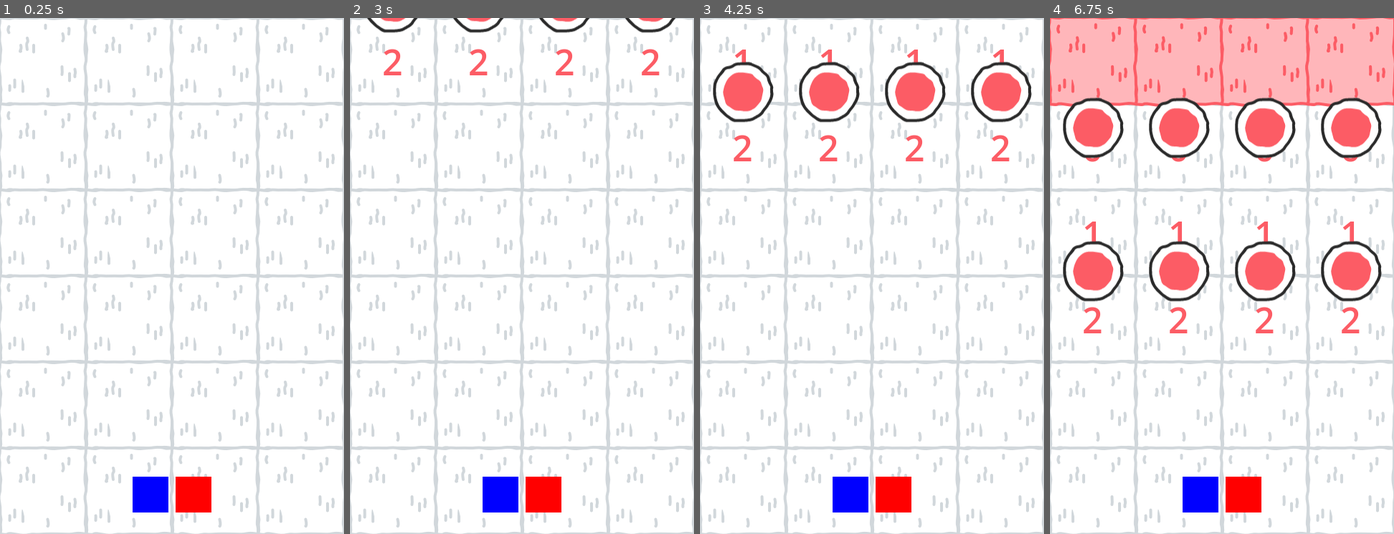
Above: before the commit, frames 1-4 (left to right).
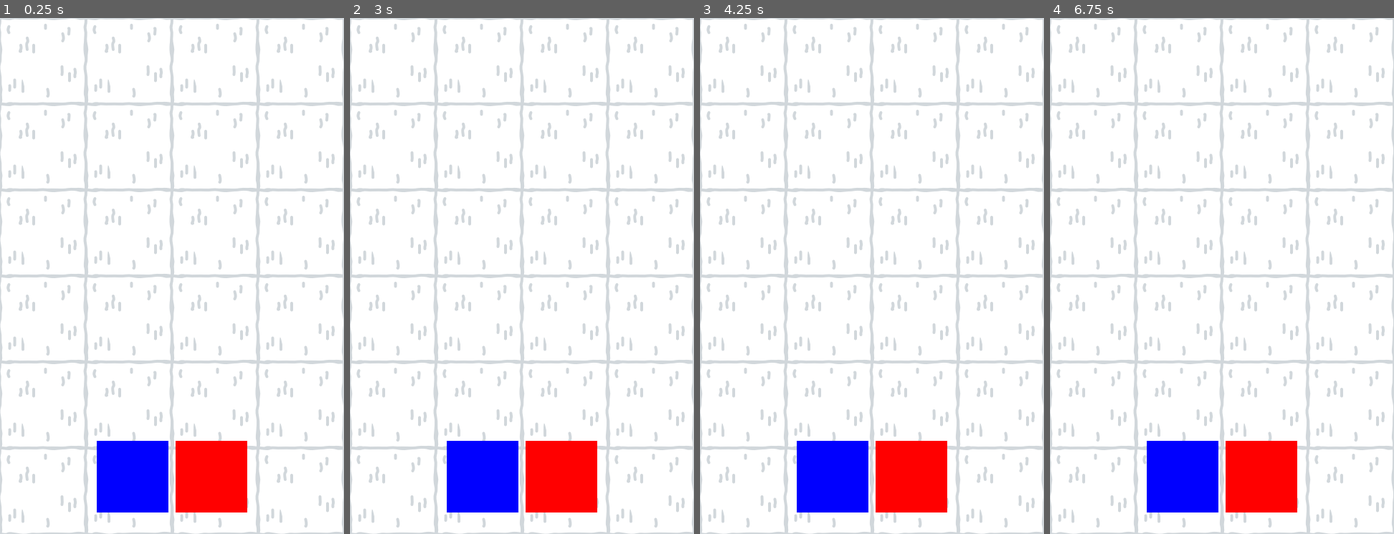
Above: after the commit, the same moments.

Repository: martinboue/ludum-dare-54
Game: Godot game, scene res://src/world.tscn
Two runs of this game, one before a commit and one after it. Both use one fixed random seed, a clock stepped at 60 frames per second and the inputs below.
Inputs (mouse positions are in pixels of both pictures, inside the frame that each line leads up to):
- Up to frame 1 (0.25 s): no input
- Up to frame 2 (3 s): tap Enter at 0.5, 2 s; move the mouse to (597, 250) at 0.52 s; click (597, 250) at 0.67 s; tap Space at 1.25, 2.75 s; move the mouse to (453, 301) at 1.27 s; click (453, 301) at 1.42 s; move the mouse to (556, 162) at 2.02 s; click (556, 162) at 2.17 s; move the mouse to (504, 379) at 2.77 s; click (504, 379) at 2.92 s
- Up to frame 3 (4.25 s): move the mouse to (975, 353) at 3.52 s; click (975, 353) at 3.67 s
- Up to frame 4 (6.75 s): move the mouse to (1118, 198) at 4.27 s; click (1118, 198) at 4.42 s; move the mouse to (1239, 276) at 5.02 s; click (1239, 276) at 5.17 s; move the mouse to (1170, 147) at 5.77 s; click (1170, 147) at 5.92 s; move the mouse to (1297, 250) at 6.52 s; click (1297, 250) at 6.67 s

The runs differ from the first frame. In frame 1, 4.3% of the frame differs, in the area x 28-72%, y 81-96%; in frame 2, 5.6%; in frame 3, 9.6%; in frame 4, 31%, in the area x 0-100%, y 0-96%.

Commit message:
feat: spawn unit by clicking on cell

Diff:
--- a/src/map/cell/cell.gd
+++ b/src/map/cell/cell.gd
@@ -1,11 +1,15 @@
 class_name Cell
 extends Node2D
+
+signal clicked(col, row, friendly)
+signal friendly_changed(friendly: bool)
 
 @onready var timer = $Timer
 @onready var label = $Label
 @onready var enemy_sprite = $EnemySprite
 
-signal friendly_changed(friendly: bool)
+var col = null
+var row = null
 
 var friendly = true
 var cell_up: Cell
@@ -34,3 +38,14 @@
 	enemy_sprite.visible = !friendly
 	label.visible = false
 	friendly_changed.emit(friendly)
+
+func _on_area_2d_area_entered(_area: Area2D) -> void:
+	timer.start()
+	label.visible = true
+
+func _on_selection_detector_input_event(viewport, event, shape_idx):
+	if not (event is InputEventMouseButton):
+		return
+
+	if event.pressed:
+		clicked.emit(col, row, friendly)
--- a/src/map/cell/cell.tscn
+++ b/src/map/cell/cell.tscn
@@ -1,9 +1,12 @@
-[gd_scene load_steps=4 format=3 uid="uid://cjf8aj0g7neny"]
+[gd_scene load_steps=5 format=3 uid="uid://cjf8aj0g7neny"]
 
 [ext_resource type="Script" path="res://src/map/cell/cell.gd" id="1_yelak"]
 [ext_resource type="Texture2D" uid="uid://co4p55spy3d48" path="res://src/map/cell/enemy_cell.png" id="2_op40x"]
 
 [sub_resource type="RectangleShape2D" id="RectangleShape2D_1vp7p"]
+size = Vector2(120, 120)
+
+[sub_resource type="RectangleShape2D" id="RectangleShape2D_cf4hg"]
 size = Vector2(120, 120)
 
 [node name="Cell" type="Node2D"]
@@ -47,6 +50,15 @@
 horizontal_alignment = 1
 vertical_alignment = 1
 
+[node name="SelectionDetector" type="Area2D" parent="."]
+collision_layer = 2147483648
+
+[node name="CollisionShape2D" type="CollisionShape2D" parent="SelectionDetector"]
+position = Vector2(-0.5, -0.5)
+shape = SubResource("RectangleShape2D_cf4hg")
+
 [connection signal="area_entered" from="EnemyDetector" to="." method="_on_enemy_detector_area_entered"]
 [connection signal="area_entered" from="AllyDetector" to="." method="_on_ally_detector_area_entered"]
+[connection signal="input_event" from="AllyDetector" to="." method="_on_ally_detector_input_event"]
 [connection signal="timeout" from="Timer" to="." method="_on_timer_timeout"]
+[connection signal="input_event" from="SelectionDetector" to="." method="_on_selection_detector_input_event"]
--- a/src/map/map.gd
+++ b/src/map/map.gd
@@ -1,37 +1,48 @@
-# Map
+class_name Map
 extends Node2D
+
+signal cell_clicked(col, row, friendly)
+signal defeat()
 
 @onready var tilemap: TileMap = $TileMap
 
-signal defeat()
-
 var cell_scene = preload("res://src/map/cell/cell.tscn")
 var spawner_scene = preload("res://src/map/spawner/spawner.tscn")
+
+# Units scenes
+var wall_scene = preload("res://src/units/defenses/wall/wall.tscn")
+
+@onready var cell_width = tilemap.tile_set.tile_size.x
+@onready var cell_height = tilemap.tile_set.tile_size.y
+
+@onready var nb_col = tilemap.get_used_rect().end.x
+@onready var nb_row = tilemap.get_used_rect().end.y
 
 var friendly_cells := 0
 
 func _ready() -> void:
 	# Generate cells on top of the map
-	var cell_width = tilemap.tile_set.tile_size.x
-	var cell_height = tilemap.tile_set.tile_size.y
-
-	# Generate cells on top of the map
 	var cell_up
-	for col in tilemap.get_used_rect().end.x:
+	for col in nb_col:
 		cell_up = null
-		for row in tilemap.get_used_rect().end.y:
-			var cell = cell_scene.instantiate()
+		for row in nb_row:
+			var cell: Cell = cell_scene.instantiate()
 			tilemap.add_child(cell)
 			cell.position.x = col * cell_width + cell_width / 2.0
 			cell.position.y = row * cell_height + cell_height / 2.0
-			cell.friendly_changed.connect(_on_cell_friendly_changed)
-			friendly_cells += 1
+			cell.col = col
+			cell.row = row
 
 			cell.cell_up = cell_up
 			if cell_up != null:
 				cell_up.cell_down = cell
 
 			cell_up = cell
+
+			cell.clicked.connect(_raise_cell_clicked)
+			cell.friendly_changed.connect(_on_cell_friendly_changed)
+
+			friendly_cells += 1
 
 	# Generate spawner
 	for col in tilemap.get_used_rect().end.x:
@@ -44,3 +55,14 @@
 	friendly_cells += 1 if friendly else -1
 	if friendly_cells == 0:
 		defeat.emit()
+
+func _raise_cell_clicked(col, row, friendly) -> void:
+	cell_clicked.emit(col, row, friendly)
+
+func spawn_friendly_unit_at(unit_type, col, row) -> void:
+	# Todo handle unit type
+	var unit = null
+	unit = wall_scene.instantiate()
+	unit.position.x = col * cell_width + cell_width / 2.0
+	unit.position.y = nb_row * cell_height
+	add_child(unit)
--- a/src/map/spawner/spawner.tscn
+++ b/src/map/spawner/spawner.tscn
@@ -6,7 +6,7 @@
 script = ExtResource("1_fobgn")
 
 [node name="SpawnCooldown" type="Timer" parent="."]
-wait_time = 2.0
+wait_time = 10.0
 autostart = true
 
 [connection signal="timeout" from="SpawnCooldown" to="." method="_on_spawn_cooldown_timeout"]
--- a/src/unit_picker.gd
+++ b/src/unit_picker.gd
@@ -16,7 +16,7 @@
 			if mouse_hover and not selected:
 				selected = true
 				selection_changed.emit(selected, value)
-			elif mouse_hover or selected:
+			elif mouse_hover and selected:
 				selected = false
 				selection_changed.emit(selected, value)
 
--- a/src/unit_picker.tscn
+++ b/src/unit_picker.tscn
@@ -3,14 +3,17 @@
 [ext_resource type="Script" path="res://src/unit_picker.gd" id="1_s5oal"]
 
 [node name="Control" type="ColorRect" groups=["unit_picker"]]
-custom_minimum_size = Vector2(50, 50)
+custom_minimum_size = Vector2(100, 100)
 anchors_preset = 15
 anchor_right = 1.0
 anchor_bottom = 1.0
-offset_right = -430.0
-offset_bottom = -670.0
+offset_left = 4.0
+offset_top = 4.0
+offset_right = -376.0
+offset_bottom = -616.0
 grow_horizontal = 2
 grow_vertical = 2
+scale = Vector2(0.883273, 0.883273)
 script = ExtResource("1_s5oal")
 
 [node name="Border" type="ColorRect" parent="."]
@@ -19,8 +22,8 @@
 layout_mode = 0
 offset_left = -4.0
 offset_top = -4.0
-offset_right = 54.0
-offset_bottom = 54.0
+offset_right = 105.0
+offset_bottom = 105.0
 color = Color(0.0117647, 0.490196, 1, 1)
 
 [connection signal="mouse_entered" from="." to="." method="_on_mouse_entered"]
--- a/src/world.gd
+++ b/src/world.gd
@@ -4,3 +4,7 @@
 
 func _on_hud_unit_selection_changed(selected_unit):
 	self.selected_unit = selected_unit
+
+func _on_map_cell_clicked(col, row, friendly):
+	if self.selected_unit != null:
+		$Map.spawn_friendly_unit_at(selected_unit, col, row)
--- a/src/world.tscn
+++ b/src/world.tscn
@@ -11,5 +11,6 @@
 
 [node name="HUD" parent="." instance=ExtResource("1_jnbij")]
 
+[connection signal="cell_clicked" from="Map" to="." method="_on_map_cell_clicked"]
 [connection signal="defeat" from="Map" to="HUD" method="_on_map_defeat"]
 [connection signal="unit_selection_changed" from="HUD" to="." method="_on_hud_unit_selection_changed"]
